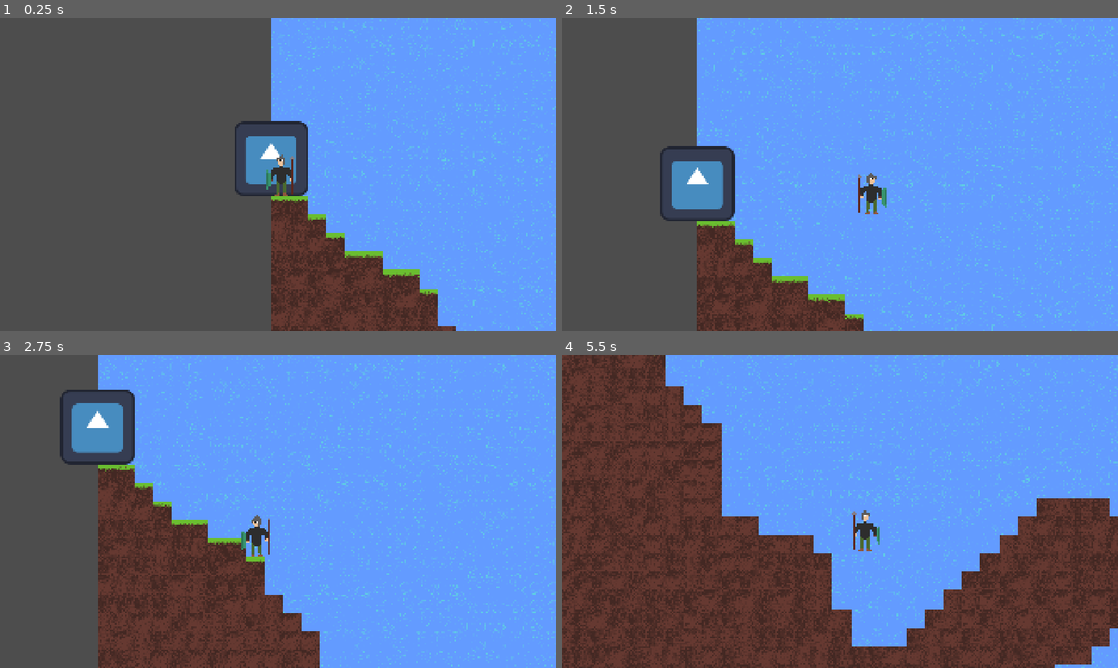
Above: before the commit, frames 1-4 (two rows, left to right).
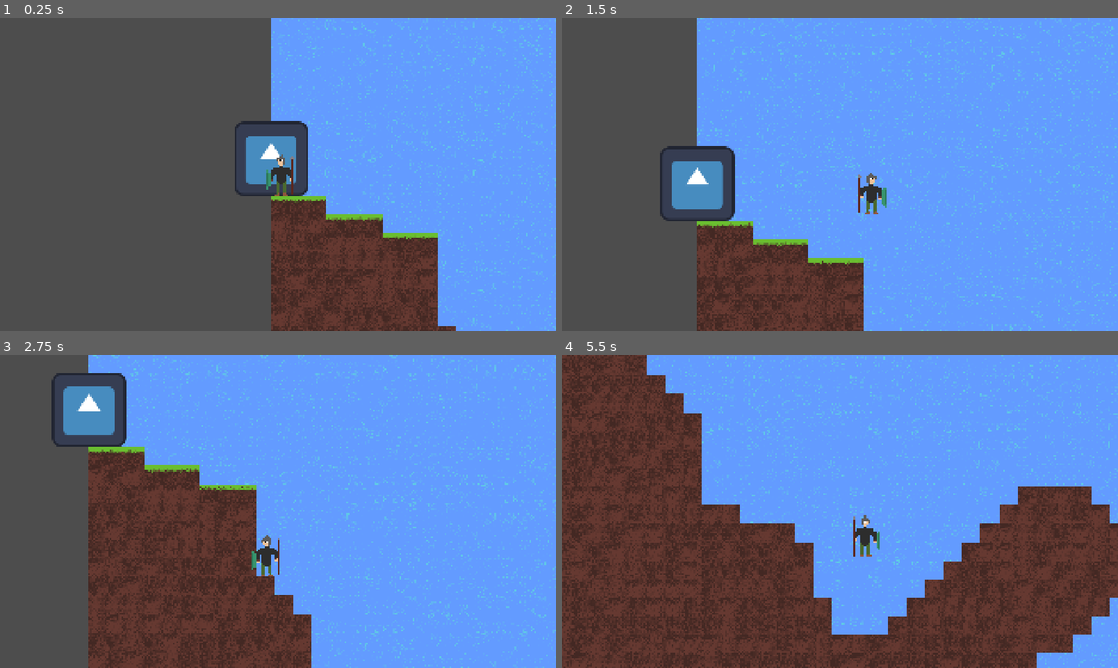
Above: after the commit, the same moments.

Repository: Spino77/godot-DAM
Game: Godot game, scene res://escenas/main.tscn
The game is run twice, just before and just after one commit, with the same random seed, the same clock (stepped at 60 frames per second) and the same inputs. The engine's default icon, where the game draws it, is replaced by a stand-in: a white triangle on a blue panel in a dark square.
Inputs (mouse positions are in pixels of both pictures, inside the frame that each line leads up to):
- Up to frame 1 (0.25 s): no input
- Up to frame 2 (1.5 s): move the mouse to (962, 158) at 0.52 s; hold D (mov_derecha) from 0.53 s (still down); tap Mouse wheel down (scroll_abajo) at 0.6 s; click (962, 158) at 0.67 s; tap Space (saltar) at 0.77 s; move the mouse to (728, 190) at 1.27 s; tap Mouse wheel up (scroll_arriba) at 1.35 s
- Up to frame 3 (2.75 s): tap Space (saltar) at 1.52 s; move the mouse to (333, 442) at 2.02 s; release D (mov_derecha) at 2.03 s; hold A (mov_izquierda) from 2.03 s (still down); tap E (select) at 2.1 s
- Up to frame 4 (5.5 s): move the mouse to (812, 574) at 2.77 s; release A (mov_izquierda) at 2.78 s; hold D (mov_derecha) 2.78-4.28 s; tap Mouse wheel down (scroll_abajo) at 2.85, 5.1 s; click (812, 574) at 2.92 s; tap Space (saltar) at 3.02, 3.77, 4.52 s; move the mouse to (1006, 558) at 3.52 s; tap Mouse wheel up (scroll_arriba) at 3.6 s; move the mouse to (673, 464) at 4.27 s; hold A (mov_izquierda) 4.28-5.03 s; tap E (select) at 4.35 s; move the mouse to (867, 511) at 5.02 s; hold D (mov_derecha) from 5.03 s (still down); click (867, 511) at 5.17 s

The runs differ from the first frame. In frame 1, 6.0% of the frame differs, in the area x 55-100%, y 0-100%; in frame 2, 6.8%; in frame 3, 16%; in frame 4, 21%, in the area x 0-100%, y 0-100%.

Commit message:
valor de ruido modificado para evitar terreno malo

Diff:
--- a/scripts/mapa.gd
+++ b/scripts/mapa.gd
@@ -26,7 +26,7 @@
 	#lenght of the map
 	for x in 500:
 		#noise value for the floor
-		var floor = abs(noise.get_noise_2d(x,0) * 15)
+		var floor = abs(noise.get_noise_2d(x,0) * 7)
 		#height of the map
 		for y in range(-200,200):
 			#fills the map area with "sky" blocks, which will then be replaced by dirt or grass
